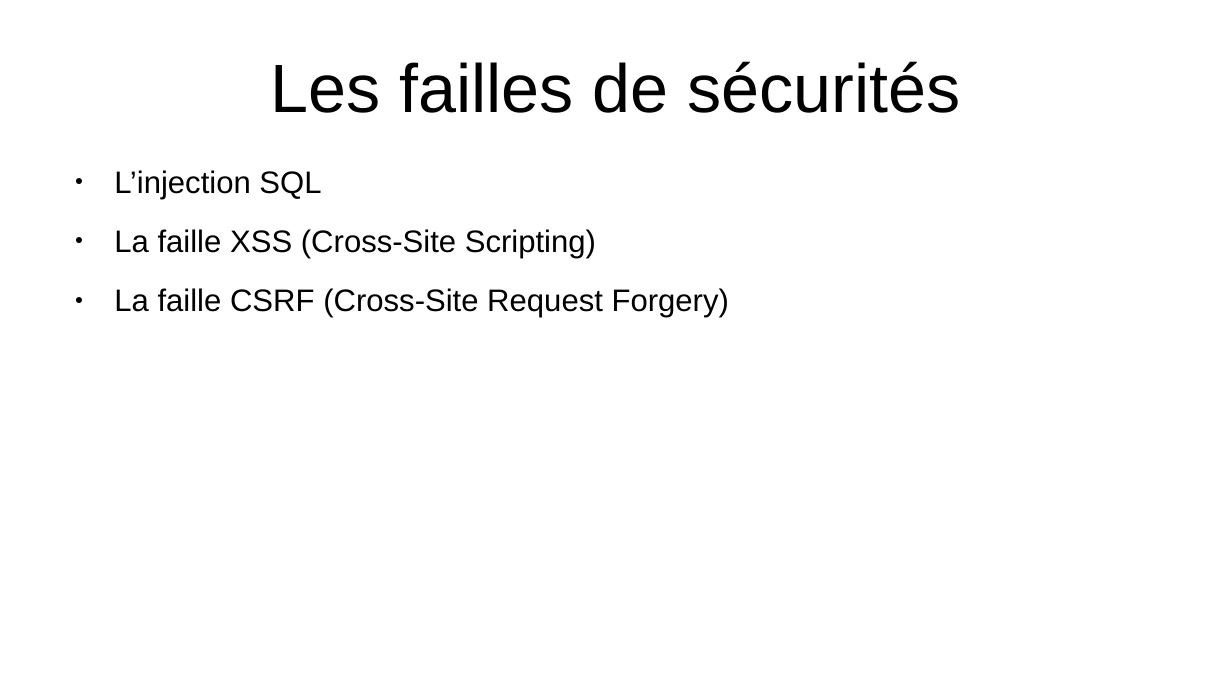
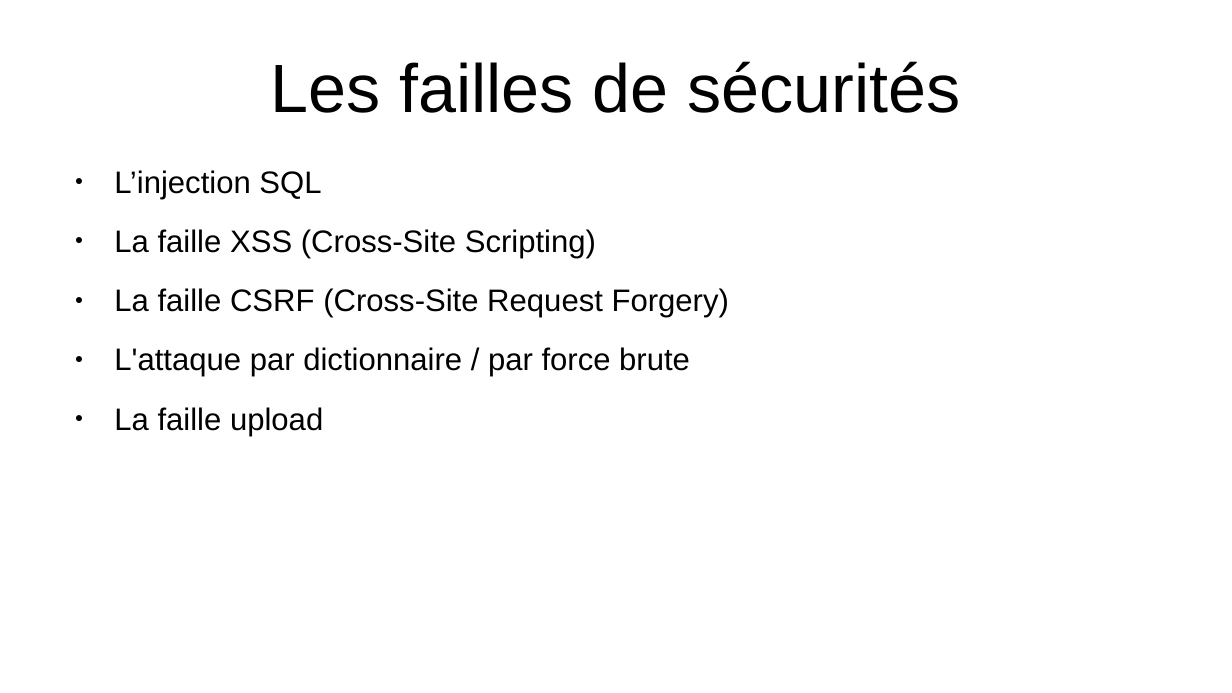
Before and after one commit to FreakyFennec/Les-Evenements, a slide deck: slide 19 of Dossier synthèse et professionnel/powerpoint-DS-AHJ.odp. Drawn at 1232x693 pixels with LibreOffice and Linux fonts; fonts in the diff are those of the drawing. Boxes give left, top, right and bottom in pixels: in the first picture for what was removed or moved away, otherwise in the second. Text is boxed around its words. In the diff, an @@ line names an element or a change of style, - is before the commit and + after.

```diff
--- a/Dossier synthèse et professionnel/powerpoint-DS-AHJ.odp
+++ b/Dossier synthèse et professionnel/powerpoint-DS-AHJ.odp
@@ text at [114,347,690,436]: paragraphs added @@
+● L'attaque par dictionnaire / par force brute
+● La faille upload
```
Also in this commit, not shown: 6 slides added, 1 other file.
